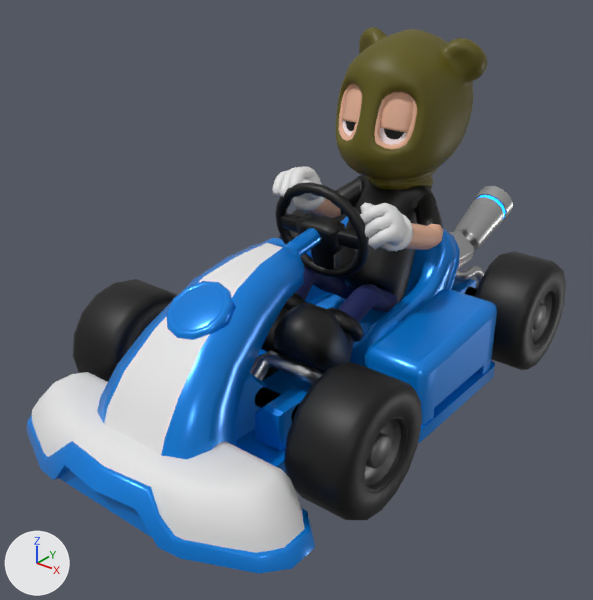
Renders of the glTF model models/vehicle-truck-yellow.glb from each side of a commit.
One viewpoint serves both versions: a 50 mm camera at (2.13, -2.85, 2.11) aimed at (0.05, -0.26, 0.5). The axes (+X, +Y, +Z) are drawn at lower left. The lights are the same throughout. The older version comes first. Where no turn or scale is listed for an object, it has been applied to the vertices.

Objects in the first picture: 'base-character', 'body', 'steering-wheel', 'wheel-back-left', 'wheel-front-left', 'wheel-front-right' and 2 more.
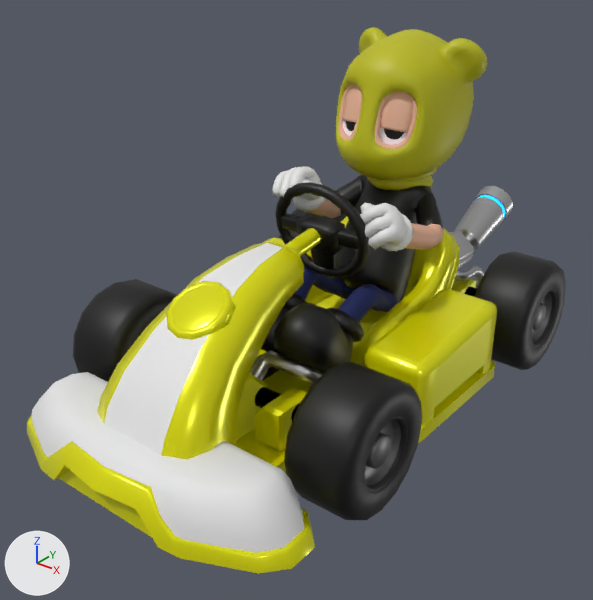
What differs and where, as boxes (x1, y1, x2, y2) in the pictures (593 x 600 px):
'body', recoloured (blue to yellow)
    both: (27, 216, 497, 574)
'base-character', recoloured (beige to yellow)
    both: (261, 27, 488, 369)

The edits, one by one:
Material 'Mask' (mat_mask) changes colour from dark yellow #5e5500 to yellow #bbba00; in linear values from (0.111, 0.0919, 0.0) to (0.498, 0.493, 0.0).
Material 'Kart Body' (mat_kart_body) changes colour from blue #0685e7 to yellow #e7e600; in linear values from (0.00185, 0.234, 0.801) to (0.799, 0.791, 0.0).
